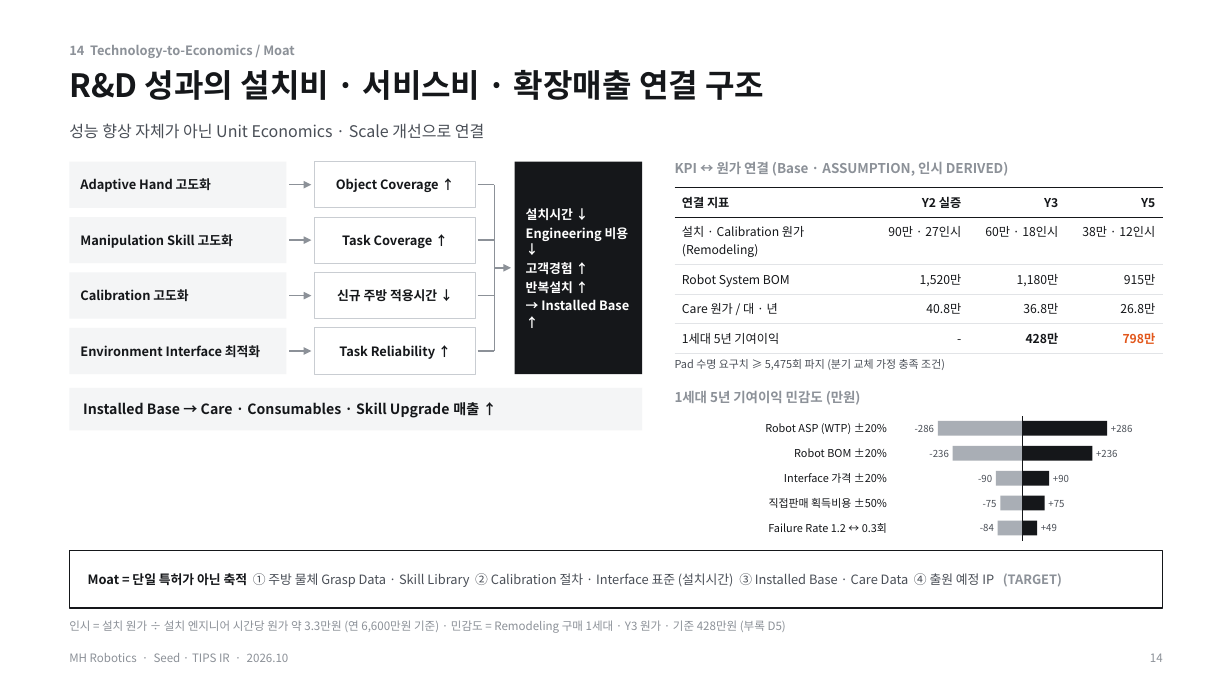
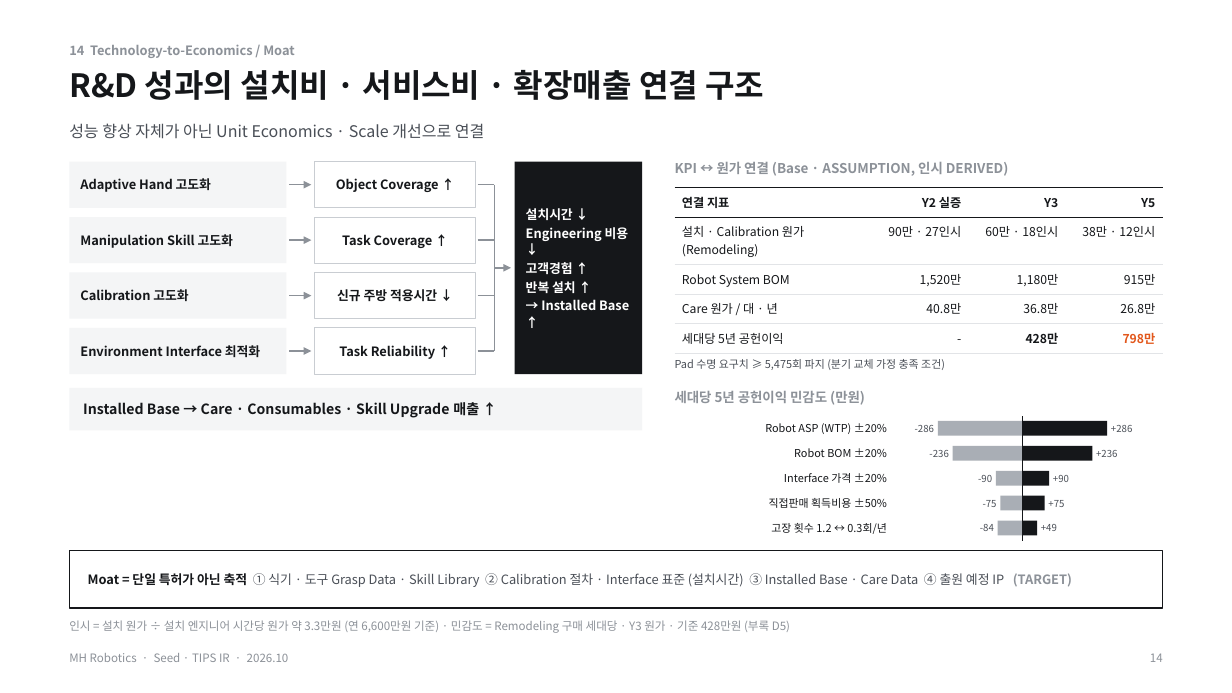
Before and after one commit to kimdonghyun2789-hash/D, a slide deck: slide 14 of MH/MH_Robotics_Seed_TIPS_IR_Final.pptx. Drawn at 1232x693 pixels with LibreOffice and Linux fonts; fonts in the diff are those of the drawing. Boxes give left, top, right and bottom in pixels: in the first picture for what was removed or moved away, otherwise in the second. Text is boxed around its words. In the diff, an @@ line names an element or a change of style, - is before the commit and + after.

```diff
--- a/MH/MH_Robotics_Seed_TIPS_IR_Final.pptx
+++ b/MH/MH_Robotics_Seed_TIPS_IR_Final.pptx
@@ table at [675,188,1163,354] @@
-row 5, column 1: 1세대 5년 기여이익
+row 5, column 1: 세대당 5년 공헌이익
@@ text at [526,281,576,293]: spaces changed @@
-반복설치 ↑
+반복 설치 ↑
@@ text at [675,391,865,405]: text changed @@
-1세대 5년 기여이익 민감도 (만원)
+세대당 5년 공헌이익 민감도 (만원)
@@ text at [771,523,887,534]: text changed @@
-Failure Rate 1.2 ↔ 0.3회
+고장 횟수 1.2 ↔ 0.3회/년
@@ text at [88,573,1072,587]: text changed @@
-Moat = 단일 특허가 아닌 축적 ① 주방 물체 Grasp Data · Skill Library ② Calibration 절차 · Interface 표준 (설치시간) ③ Installed Base · Care Data ④ 출원 예정 IP (TARGET)
+Moat = 단일 특허가 아닌 축적 ① 식기 · 도구 Grasp Data · Skill Library ② Calibration 절차 · Interface 표준 (설치시간) ③ Installed Base · Care Data ④ 출원 예정 IP (TARGET)
@@ text at [69,620,790,633]: text changed @@
-인시 = 설치 원가 ÷ 설치 엔지니어 시간당 원가 약 3.3만원 (연 6,600만원 기준) · 민감도 = Remodeling 구매 1세대 · Y3 원가 · 기준 428만원 (부록 D5)
+인시 = 설치 원가 ÷ 설치 엔지니어 시간당 원가 약 3.3만원 (연 6,600만원 기준) · 민감도 = Remodeling 구매 세대당 · Y3 원가 · 기준 428만원 (부록 D5)
```
Also in this commit, not shown: 42 other slides changed, 34 other files.
